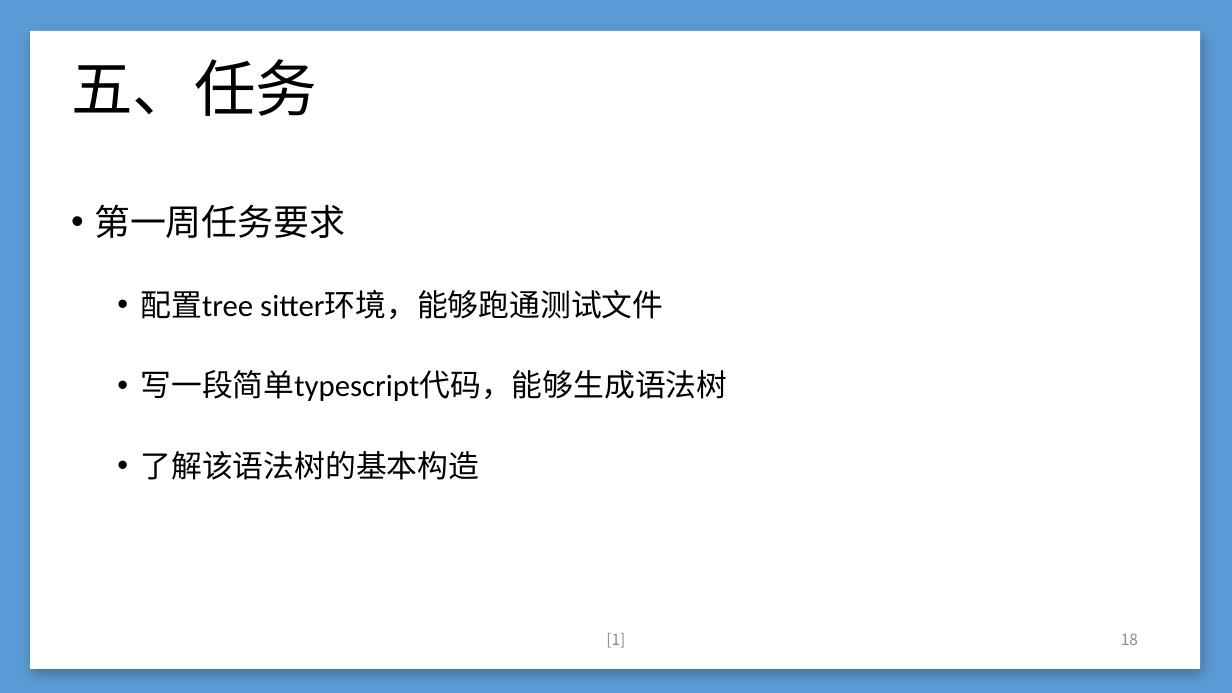
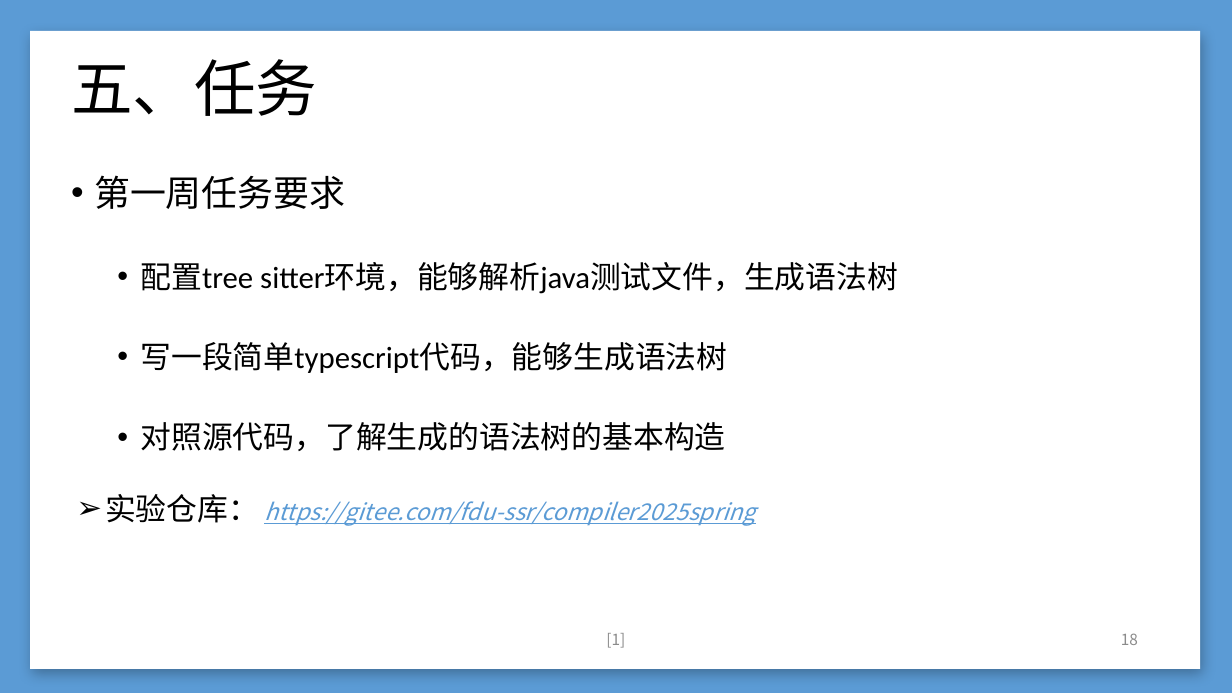
Before and after one commit to QuanQiuTong/Compiler, a slide deck: slide 18 of lab1/week1/lab1.pptx. Drawn at 1232x693 pixels with LibreOffice and Linux fonts; fonts in the diff are those of the drawing; background and template pictures are left out. Boxes give left, top, right and bottom in pixels: in the first picture for what was removed or moved away, otherwise in the second. Text is boxed around its words. In the diff, an @@ line names an element or a change of style, - is before the commit and + after.

```diff
--- a/lab1/week1/lab1.pptx
+++ b/lab1/week1/lab1.pptx
@@ text "第一周任务要求": place and size @@
-text "第一周任务要求" at [94, 204, 727, 480]
+text "第一周任务要求" at [94, 175, 898, 451]
@@ text at [140, 262, 898, 294]: text changed @@
-  • 配置tree sitter环境，能够跑通测试文件
+  • 配置tree sitter环境，能够解析java测试文件，生成语法树
@@ text at [140, 422, 725, 451]: text changed @@
-  • 了解该语法树的基本构造
+  • 对照源代码，了解生成的语法树的基本构造
@@ text added at [105, 494, 755, 526], 18 pt, text #5B9BD5, italic, underline @@
+➢ 实验仓库： https://gitee.com/fdu-ssr/compiler2025spring
```
Also in this commit, not shown: 3 other files.
